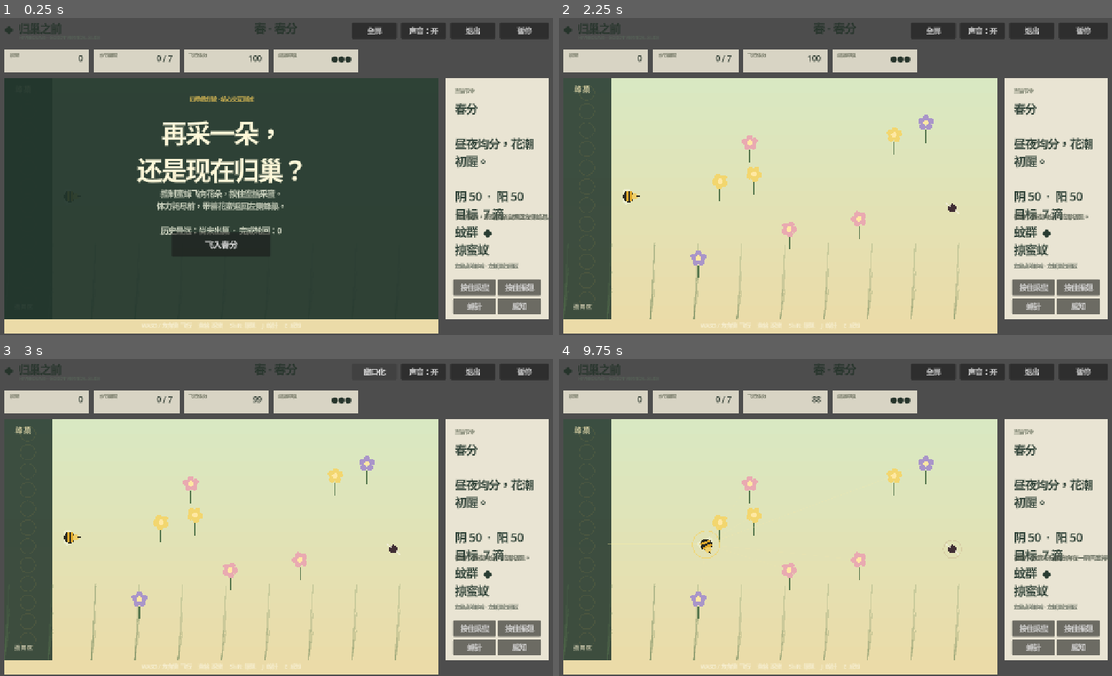
Above: before the commit, frames 1-4 (two rows, left to right).
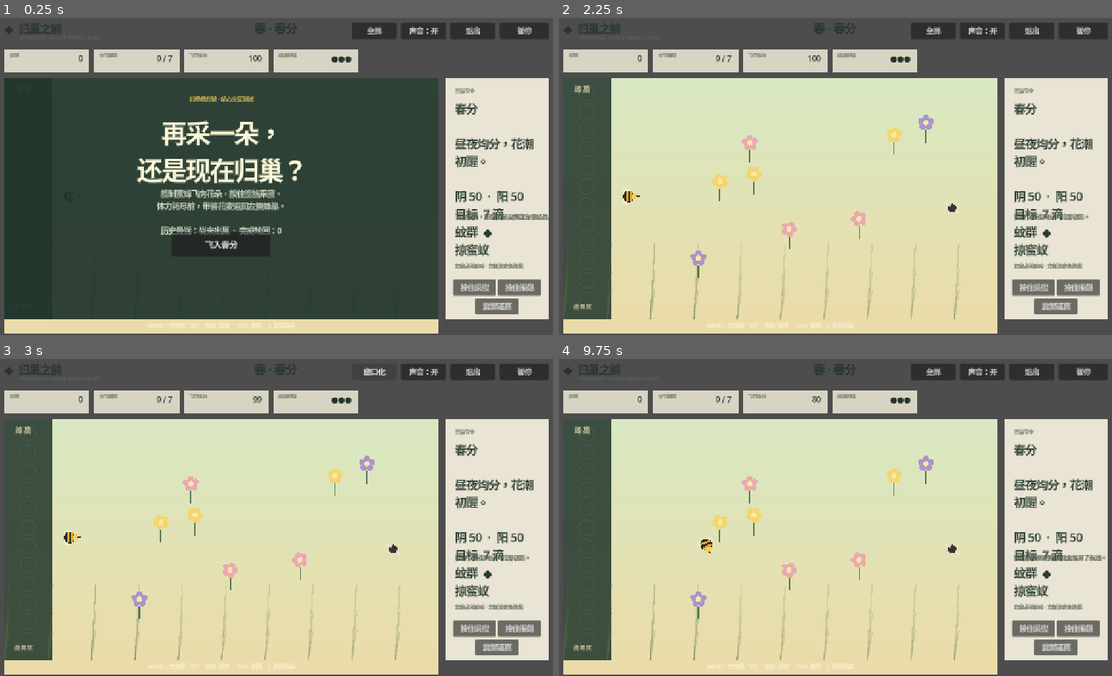
Above: after the commit, the same moments.

Repository: alanthssss/nameless-becoming
Game: Godot game, scene res://main.tscn
Same seed, same stepped clock (60 frames per second), same inputs: the game is played once before the commit and once after it.
Inputs (mouse positions are in pixels of both pictures, inside the frame that each line leads up to):
- Up to frame 1 (0.25 s): no input
- Up to frame 2 (2.25 s): click "蜂针" (after the commit: "震翼驱离") at 0.5 s; click "感知" (after the commit: "震翼驱离") at 1.25 s; click "飞入春分" at 2 s
- Up to frame 3 (3 s): click "全屏" at 2.75 s
- Up to frame 4 (9.75 s): click "窗口化" at 3.5 s; click "声音：开" at 4.25 s; click "声音：关" at 5 s; click "暂停" at 5.75 s; click "继续出巢" at 6.5 s; click "按住采蜜" at 7.25 s; click "按住振翅" at 8 s; tap Enter at 8.75 s; move the mouse to (962, 498) at 8.77 s; hold Right (ui_right) 8.78-9.53 s; hold Shift (dash) 8.78-9.53 s; click (962, 498) at 8.92 s; tap Space (harvest) at 9.05, 9.6 s; move the mouse to (719, 530) at 9.52 s; hold Down (ui_down) from 9.53 s (still down); click (719, 530) at 9.67 s

The runs differ from the first frame. In frame 1, 0.7% of the frame differs, in the area x 25-98%, y 77-99%; in frame 2, 0.7%; in frame 3, 0.7%; in frame 4, 0.9%, in the area x 8-100%, y 12-99%.

Commit message:
Ground combat and hive rules in bee ecology

Diff:
--- a/godot/data/balance.json
+++ b/godot/data/balance.json
@@ -1,5 +1,5 @@
 {
-  "player": {"harvest_interval":0.42,"harvest_energy_per_second":3.2,"sting_cost":8.0,"sting_range":88.0,"sting_cooldown":1.15,"home_energy_restore":70.0},
+  "player": {"harvest_interval":0.42,"harvest_energy_per_second":3.2,"repel_cost":8.0,"repel_range":88.0,"repel_cooldown":1.15,"repel_stun":3.5,"hive_rest_per_second":36.0},
   "mosquito": {"sense_range":330.0,"move_speed":82.0,"impact_range":26.0,"energy_damage":15.0,"honey_damage":2},
   "ant": {"move_speed":58.0,"steal_range":29.0,"flee_seconds":1.4},
   "boss": {"move_speed":78.0,"impact_range":39.0,"energy_damage":18.0,"tuning_radius":82.0,"required_tunings":3}
--- a/godot/data/upgrades.json
+++ b/godot/data/upgrades.json
@@ -1,5 +1,5 @@
 [
   {"id":"long_wing","name":"长翼蜂","symbol":"疾","description":"飞行速度 +10%\n振翅耗能 -15%","color":"8fb7a2"},
   {"id":"forager","name":"采蜜蜂","symbol":"蜜","description":"采蜜间隔 -15%\n每朵花额外保留 1 滴","color":"d8ad43"},
-  {"id":"guard","name":"守卫蜂","symbol":"守","description":"蜂针范围 +18%\n蜂针冷却 -15%","color":"9d725d"}
+  {"id":"guard","name":"守卫蜂","symbol":"守","description":"震翼范围 +18%\n震翼冷却 -15%","color":"9d725d"}
 ]
--- a/godot/project.godot
+++ b/godot/project.godot
@@ -38,14 +38,9 @@
 "events": [Object(InputEventKey,"resource_local_to_scene":false,"resource_name":"","device":0,"window_id":0,"alt_presse …(194 unchanged characters)…
 ]
 }
-sting={
+repel={
 "deadzone": 0.5,
 "events": [Object(InputEventKey,"resource_local_to_scene":false,"resource_name":"","device":0,"window_id":0,"alt_presse …(191 unchanged characters)…
-]
-}
-sense={
-"deadzone": 0.5,
-"events": [Object(InputEventKey,"resource_local_to_scene":false,"resource_name":"","device":0,"window_id":0,"alt_pressed":false,"shift_pressed":false,"ctrl_pressed":false,"meta_pressed":false,"pressed":false,"keycode":0,"physical_keycode":69,"key_label":0,"unicode":101,"location":0,"echo":false,"script":null)
 ]
 }
 
--- a/godot/scripts/main.gd
+++ b/godot/scripts/main.gd
@@ -2,6 +2,7 @@
 
 const WORLD := Rect2(34, 146, 970, 538)
 const HIVE_X := 132.0
+const HIVE_SAFE_X := 225.0
 const FLOWER_COLORS := [Color("f2d66f"), Color("e9aab1"), Color("a995c9")]
 const TERMS := ["立春", "雨水", "惊蛰", "春分", "清明", "谷雨", "立夏", "小满", "芒种", "夏至", "小暑", "大暑", "立秋", "处暑", "白露", "秋分", "寒露", "霜降", "立冬", "小雪", "大雪", "冬至", "小寒", "大寒"]
 
@@ -25,6 +26,7 @@
 var harvest_clock := 0.0
 var sting_cooldown := 0.0
 var hit_cooldown := 0.0
+var was_in_hive := false
 var harvest_multiplier := 1.0
 var sting_range := 88.0
 var sting_cost := 8.0
@@ -67,7 +69,6 @@
 	load_upgrade_data()
 	bee = BeePlayer.new()
 	bee.position = Vector2(180, 410)
-	bee.sense_started.connect(on_sense_started)
 	add_child(bee)
 	add_child(sound)
 	sound.set_enabled(save_manager.sound_enabled)
@@ -172,13 +173,12 @@
 	detail_label.autowrap_mode = TextServer.AUTOWRAP_WORD_SMART
 	message_label = make_label(side, message, Vector2(20, 300), Vector2(190, 135), 13, Color("4c5548"))
 	message_label.autowrap_mode = TextServer.AUTOWRAP_WORD_SMART
-	make_label(side, "左键点地移动 · 左侧是归巢区", Vector2(20, 412), Vector2(190, 38), 11, Color("556054"))
+	make_label(side, "左键点地移动 · 左侧是安全蜂巢", Vector2(20, 412), Vector2(190, 38), 11, Color("556054"))
 	make_mouse_action(side, "按住采蜜", "harvest", Vector2(16, 450), true)
 	make_mouse_action(side, "按住振翅", "dash", Vector2(116, 450), true)
-	make_mouse_action(side, "蜂针", "sting", Vector2(16, 492), false)
-	make_mouse_action(side, "感知", "sense", Vector2(116, 492), false)
-
-	var tips := make_label(ui, "WASD / 方向键  飞行     空格  采蜜     Shift  振翅     J  蜂针     E  感知", Vector2(34, 690), Vector2(970, 24), 12, Color("f7f0d5"))
+	make_mouse_action(side, "震翼驱离", "repel", Vector2(66, 492), false)
+
+	var tips := make_label(ui, "WASD / 方向键  飞行     空格  采蜜     Shift  振翅     J  震翼驱离", Vector2(34, 690), Vector2(970, 24), 12, Color("f7f0d5"))
 	tips.horizontal_alignment = HORIZONTAL_ALIGNMENT_CENTER
 
 	overlay = ColorRect.new()
@@ -253,8 +253,8 @@
 	chosen_upgrades.clear()
 	upgrade_counts = {"long_wing": 0, "forager": 0, "guard": 0}
 	harvest_multiplier = 1.0
-	sting_range = balance_value("player", "sting_range", 88.0)
-	sting_cost = balance_value("player", "sting_cost", 8.0)
+	sting_range = balance_value("player", "repel_range", 88.0)
+	sting_cost = balance_value("player", "repel_cost", 8.0)
 	sting_cooldown_multiplier = 1.0
 	extra_nectar = 0
 	bee.reset_upgrades()
@@ -273,6 +273,7 @@
 	harvest_clock = 0.0
 	sting_cooldown = 0.0
 	hit_cooldown = 0.0
+	was_in_hive = false
 	flowers.clear()
 	mosquitoes.clear()
 	ants.clear()
@@ -353,13 +354,13 @@
 	else:
 		harvest_clock = 0.0
 
-	if Input.is_action_just_pressed("sting") and sting_cooldown <= 0.0 and bee.spend_energy(sting_cost):
-		sting_cooldown = balance_value("player", "sting_cooldown", 1.15) * sting_cooldown_multiplier
+	if Input.is_action_just_pressed("repel") and sting_cooldown <= 0.0 and bee.spend_energy(sting_cost):
+		sting_cooldown = balance_value("player", "repel_cooldown", 1.15) * sting_cooldown_multiplier
 		sound.play_cue("sting")
 		for i in mosquitoes.size():
 			var mosquito: Dictionary = mosquitoes[i]
 			if bee.position.distance_to(mosquito.position) < sting_range:
-				mosquito.stunned = 2.1
+				mosquito.stunned = balance_value("player", "repel_stun", 3.5)
 				mosquito.velocity = (mosquito.position - bee.position).normalized() * 8.0
 				mosquitoes[i] = mosquito
 		for i in ants.size():
@@ -368,20 +369,13 @@
 				ant.flee_time = 1.8
 				ant.velocity = (ant.position - bee.position).normalized() * 3.2
 				ants[i] = ant
-		message = "蜂针震开了附近的蚊影。"
+		message = "急促的震翼把附近敌虫推离了航线。"
 
 	update_mosquitoes(delta)
 	update_ants(delta)
-	if bee.position.x < HIVE_X and carried > 0:
-		var amount := carried
-		delivered += amount
-		carried = 0
-		bee.energy = minf(100.0, bee.energy + balance_value("player", "home_energy_restore", 70.0))
-		message = "安全归巢，存入 %d 滴蜜。" % amount
-		sound.play_cue("home")
-		flash = 0.32
-		if delivered >= int(data.goal):
-			show_between()
+	update_hive_rest(delta, true)
+	if delivered >= int(data.goal) and phase == "playing":
+		show_between()
 	if bee.energy <= 0.0:
 		fail_expedition()
 
@@ -391,11 +385,11 @@
 		mosquito.stunned = maxf(0.0, float(mosquito.stunned) - delta)
 		if mosquito.stunned <= 0.0:
 			var distance_to_player := Vector2(mosquito.position).distance_to(bee.position)
-			if distance_to_player < balance_value("mosquito", "sense_range", 330.0):
+			if distance_to_player < balance_value("mosquito", "sense_range", 330.0) and bee.position.x > HIVE_SAFE_X:
 				var chase := (bee.position - Vector2(mosquito.position)).normalized()
 				mosquito.velocity = Vector2(mosquito.velocity).lerp(chase * 2.1, delta * 2.8)
 			mosquito.position += Vector2(mosquito.velocity) * balance_value("mosquito", "move_speed", 82.0) * delta
-			mosquito.position.x = clampf(mosquito.position.x, WORLD.position.x + 12, WORLD.end.x - 12)
+			mosquito.position.x = clampf(mosquito.position.x, HIVE_SAFE_X, WORLD.end.x - 12)
 			mosquito.position.y = clampf(mosquito.position.y, WORLD.position.y + 12, WORLD.end.y - 12)
 			if distance_to_player < balance_value("mosquito", "impact_range", 26.0) and hit_cooldown <= 0.0:
 				hit_cooldown = 1.05
@@ -416,7 +410,7 @@
 		var desired := Vector2.ZERO
 		if ant.flee_time > 0.0:
 			desired = Vector2(ant.velocity).normalized()
-		elif carried > 0:
+		elif carried > 0 and bee.position.x > HIVE_SAFE_X:
 			desired = (bee.position - ant_position).normalized()
 		else:
 			var flower_index := nearest_flower_to(ant_position)
@@ -424,7 +418,7 @@
 				desired = (Vector2(flowers[flower_index].position) - ant_position).normalized()
 		ant.velocity = Vector2(ant.velocity).lerp(desired * 1.35, delta * 2.2)
 		ant.position += Vector2(ant.velocity) * balance_value("ant", "move_speed", 58.0) * delta
-		ant.position.x = clampf(ant.position.x, WORLD.position.x + 14, WORLD.end.x - 14)
+		ant.position.x = clampf(ant.position.x, HIVE_SAFE_X, WORLD.end.x - 14)
 		ant.position.y = clampf(ant.position.y, WORLD.position.y + 14, WORLD.end.y - 14)
 		if ant.flee_time <= 0.0 and ant_position.distance_to(bee.position) < balance_value("ant", "steal_range", 29.0) and carried > 0 and ant.steal_cooldown <= 0.0:
 			carried -= 1
@@ -436,6 +430,23 @@
 			sound.play_cue("hurt")
 			shake = 4.0
 		ants[i] = ant
+
+func update_hive_rest(delta: float, deposit_honey: bool) -> void:
+	var inside := bee.position.x < HIVE_X
+	if not inside:
+		was_in_hive = false
+		return
+	bee.energy = minf(100.0, bee.energy + balance_value("player", "hive_rest_per_second", 36.0) * delta)
+	if deposit_honey and carried > 0:
+		var amount := carried
+		delivered += amount
+		carried = 0
+		message = "安全归巢，存入 %d 滴蜜。蜂群的照料正在恢复体力。" % amount
+		sound.play_cue("home")
+		flash = 0.32
+	elif not was_in_hive:
+		message = "即使空手归来，蜂巢也会接纳你。停留片刻恢复体力。"
+	was_in_hive = true
 
 func fail_expedition() -> void:
 	hive_lives -= 1
@@ -506,7 +517,7 @@
 	bee.reset_for_expedition(Vector2(180, 410))
 	carried = 6
 	delivered = 0
-	message = "失律之蚊在吸取花潮。把它引到三处共鸣花粉，再用蜂针完成调律。"
+	message = "失律之蚊在吸取花潮。把它引到三处共鸣花粉，再以震翼完成调律。"
 
 func update_boss(delta: float) -> void:
 	sting_cooldown = maxf(0.0, sting_cooldown - delta)
@@ -516,7 +527,7 @@
 	var orbit := to_bee.normalized().rotated(sin(elapsed * 1.7) * 0.45)
 	boss.velocity = Vector2(boss.velocity).lerp(orbit * 2.2, delta * 1.7)
 	boss.position += Vector2(boss.velocity) * balance_value("boss", "move_speed", 78.0) * delta
-	boss.position.x = clampf(boss.position.x, WORLD.position.x + 28, WORLD.end.x - 28)
+	boss.position.x = clampf(boss.position.x, HIVE_SAFE_X + 18.0, WORLD.end.x - 28)
 	boss.position.y = clampf(boss.position.y, WORLD.position.y + 28, WORLD.end.y - 28)
 
 	if boss_position.distance_to(bee.position) < balance_value("boss", "impact_range", 39.0) and boss.hit_cooldown <= 0.0:
@@ -528,8 +539,8 @@
 		flash = 0.55
 		message = "失律之蚊夺走一滴蜜。它只知道索取。"
 
-	if Input.is_action_just_pressed("sting") and sting_cooldown <= 0.0 and bee.spend_energy(sting_cost):
-		sting_cooldown = balance_value("player", "sting_cooldown", 1.15) * sting_cooldown_multiplier
+	if Input.is_action_just_pressed("repel") and sting_cooldown <= 0.0 and bee.spend_energy(sting_cost):
+		sting_cooldown = balance_value("player", "repel_cooldown", 1.15) * sting_cooldown_multiplier
 		sound.play_cue("sting")
 		var bloom_index := nearest_tuning_bloom(boss.position)
 		if bee.position.distance_to(boss.position) < sting_range + 7.0 and bloom_index >= 0:
@@ -544,7 +555,9 @@
 			if int(boss.hits) >= roundi(balance_value("boss", "required_tunings", 3.0)):
 				show_win()
 		else:
-			message = "蜂针击中了它，却没有花粉共鸣。把它引向发光花团。"
+			message = "震翼没有引发花粉共鸣。先把它引向发光花团。"
+
+	update_hive_rest(delta, false)
 
 	if bee.energy <= 0.0:
 		show_loss()
@@ -633,7 +646,7 @@
 	hive_label.text = "●".repeat(maxi(0, hive_lives)) + "○".repeat(maxi(0, 3 - hive_lives))
 	message_label.text = message
 	if phase == "boss":
-		detail_label.text = "失律之蚊\n\n只索取，\n不流转。\n\n调律  %d / 3\n\n引向花粉团\n再使用蜂针" % int(boss.hits)
+		detail_label.text = "失律之蚊\n\n只索取，\n不流转。\n\n调律  %d / 3\n\n引向花粉团\n再以震翼共鸣" % int(boss.hits)
 	else:
 		detail_label.text = "%s\n\n%s\n\n阴 %d  ·  阳 %d\n目标  %d 滴\n蚊群  %s\n掠蜜蚁  %s" % [data.name, data.line, int(data.yin), int(data.yang), int(data.goal), "◆".repeat(int(data.enemies)), "◆".repeat(int(data.ants))]
 
@@ -647,9 +660,6 @@
 	if event is InputEventMouseButton and event.button_index == MOUSE_BUTTON_LEFT and event.pressed:
 		if WORLD.has_point(event.position):
 			bee.set_move_target(event.position)
-
-func on_sense_started() -> void:
-	message = "花香、敌意与归巢方向在一瞬间变得清晰。"
 
 func toggle_pause() -> void:
 	if phase == "paused":
@@ -752,18 +762,6 @@
 		draw_boss(boss)
 	for mote in pollen:
 		draw_circle(mote.position, 2.5, Color(stage_color(3), clampf(float(mote.life) * 2.0, 0, 1)))
-	if bee.sense_time > 0.0 and (phase == "playing" or phase == "boss"):
-		for flower in flowers:
-			if int(flower.nectar) > 0:
-				draw_line(bee.position, flower.position, Color(stage_color(3), 0.12), 1)
-		for mosquito in mosquitoes:
-			draw_circle(mosquito.position, 20, Color("8d3d36", 0.12), false, 2)
-		for ant in ants:
-			draw_circle(ant.position, 20, Color("6b412d", 0.12), false, 2)
-		if phase == "boss":
-			draw_circle(boss.position, 50, Color("8d3d36", 0.16), false, 3)
-		draw_line(bee.position, Vector2(HIVE_X, bee.position.y), Color("fff0a0", 0.42), 2)
-
 	var nearby := nearest_flower(46.0)
 	if nearby >= 0 and phase == "playing":
 		var flower: Dictionary = flowers[nearby]
--- a/godot/scripts/player/bee_player.gd
+++ b/godot/scripts/player/bee_player.gd
@@ -1,7 +1,5 @@
 class_name BeePlayer
 extends Node2D
-
-signal sense_started
 
 const WORLD_BOUNDS := Rect2(34, 146, 970, 538)
 
@@ -15,8 +13,6 @@
 var target := Vector2.ZERO
 var has_target := false
 var active := false
-var sense_time := 0.0
-var sense_cooldown := 0.0
 var facing := 0.0
 var speed_multiplier := 1.0
 var dash_cost_multiplier := 1.0
@@ -39,8 +35,6 @@
 	target = Vector2.ZERO
 	has_target = false
 	energy = 100.0
-	sense_time = 0.0
-	sense_cooldown = 0.0
 	active = true
 	queue_redraw()
 
@@ -55,8 +49,6 @@
 	return true
 
 func _physics_process(delta: float) -> void:
-	sense_time = maxf(0.0, sense_time - delta)
-	sense_cooldown = maxf(0.0, sense_cooldown - delta)
 	if not active:
 		velocity = velocity.move_toward(Vector2.ZERO, braking * delta)
 		return
@@ -83,10 +75,6 @@
 	position.y = clampf(position.y, WORLD_BOUNDS.position.y + 18, WORLD_BOUNDS.end.y - 18)
 	energy = maxf(0.0, energy - drain_rate * delta - (9.5 * dash_cost_multiplier * delta if dashing else 0.0))
 
-	if Input.is_action_just_pressed("sense") and sense_cooldown <= 0.0:
-		sense_time = 2.4
-		sense_cooldown = 6.0
-		sense_started.emit()
 	queue_redraw()
 
 func _draw() -> void:
@@ -99,6 +87,4 @@
 	draw_rect(Rect2(Vector2(3, -11), Vector2(5, 22)), Color("e1aa2c"))
 	draw_circle(Vector2(13, 0), 7, Color("efcf69"))
 	draw_line(Vector2(18, 0), Vector2(24, 0), Color("2b2921"), 2)
-	if sense_time > 0.0:
-		draw_arc(Vector2.ZERO, 27 + sin(Time.get_ticks_msec() * 0.012) * 4, 0, TAU, 28, Color("f1d46d", 0.72), 2)
 	draw_set_transform(Vector2.ZERO)
--- a/godot/tests/flow_test.gd
+++ b/godot/tests/flow_test.gd
@@ -17,6 +17,14 @@
 	game.persistence_enabled = false
 	game.start_game()
 	expect(game.phase == "playing" and game.stage_index == 0, "新循环未进入春分")
+	game.bee.position = Vector2(100, 410)
+	game.bee.energy = 50.0
+	game.carried = 0
+	game.update_hive_rest(1.0, true)
+	expect(game.bee.energy > 50.0 and game.delivered == 0, "空手归巢没有恢复体力")
+	game.mosquitoes = [{"id": 0, "position": Vector2(210, 410), "velocity": Vector2(-2, 0), "stunned": 0.0}]
+	game.update_mosquitoes(0.2)
+	expect(float(game.mosquitoes[0].position.x) >= game.HIVE_SAFE_X, "蚊虫越过蜂巢安全边界")
 
 	for index in 4:
 		game.delivered = int(game.stages[index].goal)
--- a/godot/tests/smoke_test.gd
+++ b/godot/tests/smoke_test.gd
@@ -94,9 +94,11 @@
 	if load("res://scripts/sound_feedback.gd") == null:
 		failures.append("程序化音效脚本无法加载")
 
-	for action in ["harvest", "dash", "sting", "sense"]:
+	for action in ["harvest", "dash", "repel"]:
 		if not InputMap.has_action(action):
 			failures.append("缺少玩家动作映射 %s" % action)
+	if InputMap.has_action("sense") or InputMap.has_action("sting"):
+		failures.append("已移除的感知或普通蜂针动作仍存在")
 
 	if failures.is_empty():
 		print("SMOKE TEST PASSED: Godot project and 4 seasonal stages are valid")
Not shown, changed: godot/export_presets.cfg
Not shown, changed: README.md
Not shown, changed: docs/BUILD_MANIFEST.md
Not shown, changed: docs/MVP_SPEC.md
Not shown, changed: docs/PROJECT_LOG.md
Not shown, changed: docs/RELEASE_CHECKLIST.md
Not shown, changed: godot/README.md
